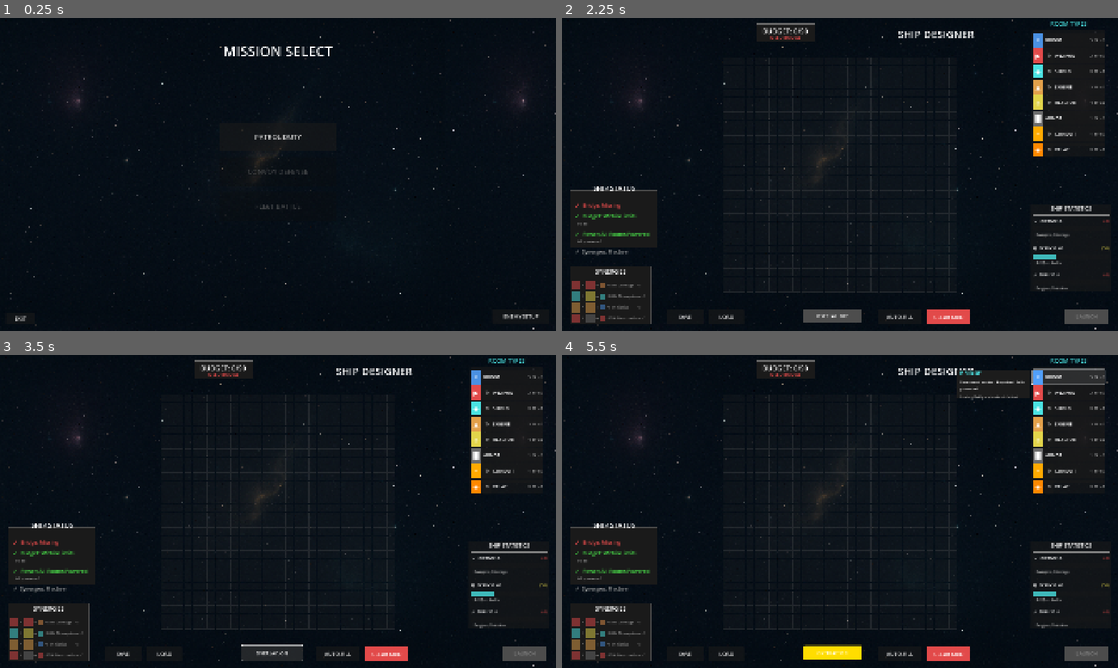
Above: before the commit, frames 1-4 (two rows, left to right).
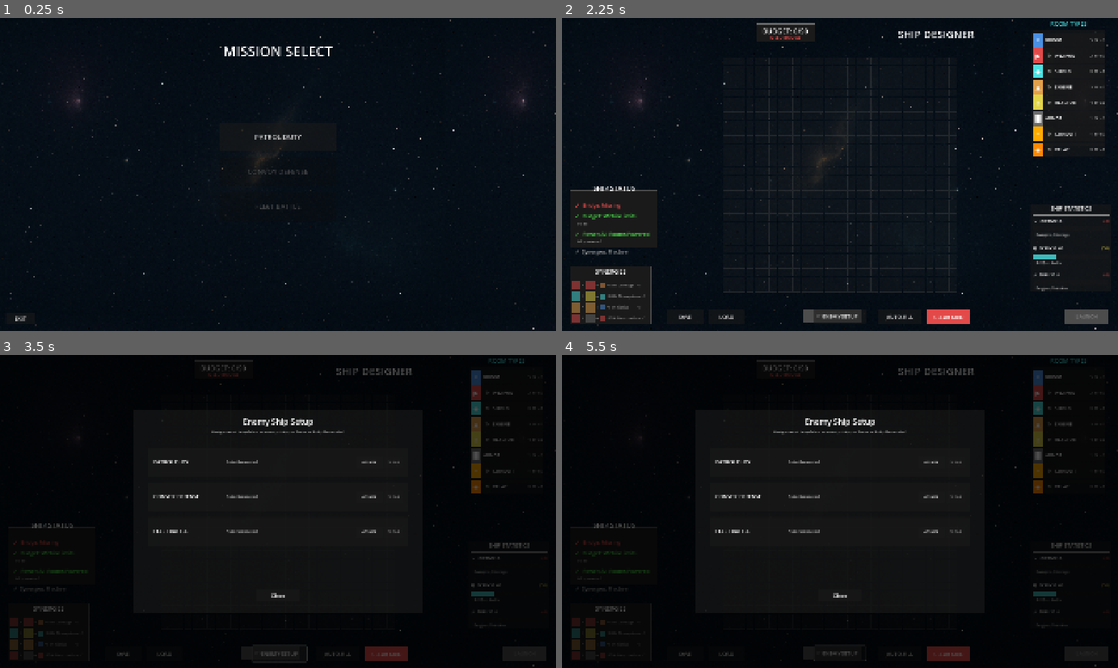
Above: after the commit, the same moments.

Repository: cautiouskurns/Startship-Designer
Game: Godot game, scene res://scenes/mission/MissionSelect.tscn
Same seed, same stepped clock (60 frames per second), same inputs: the game is played once before the commit and once after it. Sound files missing from this copy of the repository are replaced by a short silence.
Inputs (mouse positions are in pixels of both pictures, inside the frame that each line leads up to):
- Up to frame 1 (0.25 s): no input
- Up to frame 2 (2.25 s): click (1084, 315) at 0.5 s, where only the run before the commit has a clickable "ENEMY SETUP"; click "PATROL DUTY" at 1.25 s; click "START" at 2 s
- Up to frame 3 (3.5 s): click (278, 652) at 2.75 s, where only the run after the commit has a clickable "ENEMY SETUP"
- Up to frame 4 (5.5 s): click "OVERLAY: ON" (after the commit: "OVERLAY: OFF") at 3.5 s; click "OVERLAY: OFF" at 4.25 s; click (1067, 376) at 5 s

The runs differ from the first frame. In frame 1, less than 0.1% of the frame differs, in the area x 90-97%, y 94-97%; in frame 2, 0.3%; in frame 3, 6.2%; in frame 4, 8.2%, in the area x 0-100%, y 0-100%.

Commit message:
feat: Move enemy setup UI to ShipDesigner and adjust related functionality

Diff:
--- a/scenes/designer/ShipDesigner.tscn
+++ b/scenes/designer/ShipDesigner.tscn
@@ -9,6 +9,7 @@
 [ext_resource type="PackedScene" uid="uid://cc7qm3y5r8vph" path="res://scenes/designer/components/TemplateListPanel.tscn" id="6_template_list"]
 [ext_resource type="PackedScene" uid="uid://cq8m4x7savph" path="res://scenes/designer/components/ShipStatsPanel.tscn" id="7_ship_stats"]
 [ext_resource type="Texture2D" uid="uid://y1akstmn6odh" path="res://assets/sprites/ui/starfield.png" id="8_starfield"]
+[ext_resource type="PackedScene" path="res://scenes/mission/EnemySetupPanel.tscn" id="9_enemy_setup"]
 
 [sub_resource type="StyleBoxFlat" id="StyleBoxFlat_budget"]
 bg_color = Color(0.101961, 0.101961, 0.101961, 1)
@@ -203,6 +204,22 @@
 theme_override_font_sizes/font_size = 18
 text = "AUTO-FILL"
 
+[node name="EnemySetupButton" type="Button" parent="."]
+layout_mode = 1
+anchors_preset = 7
+anchor_left = 0.5
+anchor_top = 1.0
+anchor_right = 0.5
+anchor_bottom = 1.0
+offset_left = -90.0
+offset_top = -75.0
+offset_right = 90.0
+offset_bottom = -25.0
+grow_horizontal = 2
+grow_vertical = 0
+theme_override_font_sizes/font_size = 18
+text = "ENEMY SETUP"
+
 [node name="LaunchButton" type="Button" parent="."]
 layout_mode = 1
 anchors_preset = 3
@@ -266,3 +283,11 @@
 anchor_bottom = 1.0
 grow_horizontal = 2
 grow_vertical = 2
+
+[node name="EnemySetupPanel" parent="." instance=ExtResource("9_enemy_setup")]
+layout_mode = 1
+anchors_preset = 15
+anchor_right = 1.0
+anchor_bottom = 1.0
+grow_horizontal = 2
+grow_vertical = 2
--- a/scenes/mission/MissionSelect.tscn
+++ b/scenes/mission/MissionSelect.tscn
@@ -1,7 +1,6 @@
-[gd_scene load_steps=4 format=3 uid="uid://da0fvtsdf5ri6"]
+[gd_scene load_steps=3 format=3 uid="uid://da0fvtsdf5ri6"]
 
 [ext_resource type="Script" uid="uid://b8snaq1bsge2f" path="res://scripts/mission/MissionSelect.gd" id="1"]
-[ext_resource type="PackedScene" path="res://scenes/mission/EnemySetupPanel.tscn" id="2_enemy_setup"]
 [ext_resource type="Texture2D" uid="uid://y1akstmn6odh" path="res://assets/sprites/ui/starfield.png" id="3_starfield"]
 
 [node name="MissionSelect" type="Control"]
@@ -110,16 +109,3 @@
 offset_bottom = 1057.0
 theme_override_font_sizes/font_size = 18
 text = "EXIT"
-
-[node name="EnemySetupButton" type="Button" parent="."]
-layout_mode = 0
-offset_left = 1699.0
-offset_top = 1005.0
-offset_right = 1899.0
-offset_bottom = 1055.0
-theme_override_font_sizes/font_size = 18
-text = "ENEMY SETUP"
-
-[node name="EnemySetupPanel" parent="." instance=ExtResource("2_enemy_setup")]
-layout_mode = 0
-anchors_preset = 0
--- a/scripts/combat/Combat.gd
+++ b/scripts/combat/Combat.gd
@@ -391,10 +391,14 @@
 	# Spawn damage number
 	_spawn_damage_number(net_damage, damage, shield_absorption, !is_player_attacking)
 
-	# Destroy rooms (1 per 20 damage)
-	var rooms_to_destroy = int(net_damage / 20)
+	# Destroy rooms (1 per 10 damage - adjusted from 20 for more frequent destruction)
+	var rooms_to_destroy = int(net_damage / 10)
+	print("DEBUG Combat: net_damage=", net_damage, ", rooms_to_destroy=", rooms_to_destroy, ", defender=", defender_name)
 	if rooms_to_destroy > 0:
+		print("DEBUG Combat: Calling _destroy_random_rooms with count=", rooms_to_destroy)
 		await _destroy_random_rooms(defender, defender_display, rooms_to_destroy, defender_name)
+	else:
+		print("DEBUG Combat: No rooms to destroy (damage too low or fully absorbed)")
 
 	# Wait a moment to see final state
 	await get_tree().create_timer(0.3 * speed_multiplier).timeout
@@ -576,7 +580,12 @@
 
 ## Destroy random rooms from defender (Phase 7.1 - destroys entire multi-tile room instances)
 func _destroy_random_rooms(defender: ShipData, defender_display: ShipDisplay, count: int, defender_name: String = ""):
+	print("DEBUG _destroy_random_rooms: ENTERED with count=", count, ", defender=", defender_name)
+	print("DEBUG: defender.room_instances.size()=", defender.room_instances.size())
+	print("DEBUG: defender.room_instances.keys()=", defender.room_instances.keys())
+
 	if count <= 0:
+		print("DEBUG: Exiting early - count <= 0")
 		return
 
 	# Track if any reactors were destroyed
@@ -592,6 +601,8 @@
 		var room_data = defender.room_instances[room_id]
 		if room_data["type"] != RoomData.RoomType.BRIDGE:
 			active_room_ids.append(room_id)
+
+	print("DEBUG: active_room_ids (non-Bridge)=", active_room_ids)
 
 	# Fallback for old single-tile enemies (no room_instances yet)
 	# Get all active room positions if room_instances is empty
@@ -651,6 +662,7 @@
 
 			# Phase 7.4: Destroy entire shaped room visual with all tiles simultaneously
 			var first_tile = room_data["tiles"][0]
+			print("DEBUG Combat: Destroying room_id=", room_id, ", type=", RoomData.get_label(room_type), ", tiles=", room_data["tiles"].size())
 			await defender_display.destroy_room_visual(
 				first_tile.x, first_tile.y, speed_multiplier, room_data["tiles"], room_id
 			)
--- a/scripts/combat/ShipDisplay.gd
+++ b/scripts/combat/ShipDisplay.gd
@@ -62,12 +62,16 @@
 
 ## Render ship with shaped rooms (Phase 7.4 - for player ships from designer)
 func _render_ship_instances():
+	print("DEBUG: Rendering ship with room_instances, count=", ship_data.room_instances.size())
+
 	# Render each room instance by creating ColorRects at each tile position
 	for room_id in ship_data.room_instances:
 		var room_data = ship_data.room_instances[room_id]
 		var room_type = room_data["type"]
 		var tiles = room_data["tiles"]
 		var room_color = RoomData.get_color(room_type)
+
+		print("DEBUG: Rendering room_id=", room_id, ", type=", RoomData.get_label(room_type), ", tiles=", tiles.size())
 
 		# Create a container for this room's visuals
 		var room_container = Control.new()
@@ -186,8 +190,13 @@
 
 ## Destroy shaped room visual (Phase 7.4 - flash all tiles, spawn all explosions)
 func _destroy_shaped_room(tiles: Array, room_id: int, speed_mult: float):
+	# Debug: Print available room_ids
+	print("DEBUG: Attempting to destroy room_id=", room_id)
+	print("DEBUG: Available room_instance_nodes keys: ", room_instance_nodes.keys())
+
 	# Get the room instance container
 	if not room_instance_nodes.has(room_id):
+		print("ERROR: room_id ", room_id, " not found in room_instance_nodes!")
 		return
 
 	var room_container = room_instance_nodes[room_id]
--- a/scripts/designer/ShipDesigner.gd
+++ b/scripts/designer/ShipDesigner.gd
@@ -46,6 +46,10 @@
 ## Template UI (Phase 10.8)
 @onready var template_name_dialog = $TemplateNameDialog
 @onready var template_list_panel = $TemplateListPanel
+
+## Enemy setup UI (moved from MissionSelect) - optional nodes
+@onready var enemy_setup_button: Button = get_node_or_null("EnemySetupButton")
+@onready var enemy_setup_panel = get_node_or_null("EnemySetupPanel")
 
 ## Current template index for cycling
 var current_template_index: int = 0
@@ -156,6 +160,12 @@
 	template_name_dialog.template_name_entered.connect(_on_template_name_entered)
 	template_list_panel.template_selected.connect(_on_template_selected)
 	template_list_panel.start_fresh_requested.connect(_on_start_fresh_requested)
+
+	# Connect enemy setup button (if it exists in the scene)
+	if enemy_setup_button and enemy_setup_panel:
+		enemy_setup_button.pressed.connect(_on_enemy_setup_pressed)
+		enemy_setup_button.mouse_entered.connect(_on_button_hover_start.bind(enemy_setup_button))
+		enemy_setup_button.mouse_exited.connect(_on_button_hover_end.bind(enemy_setup_button))
 
 	# Initialize palette display
 	update_palette_counts()
@@ -1709,3 +1719,10 @@
 
 	print("Starting fresh - grid cleared for custom design")
 	AudioManager.play_success()
+
+## Handle enemy setup button pressed
+func _on_enemy_setup_pressed():
+	# Play button click sound
+	AudioManager.play_button_click()
+
+	enemy_setup_panel.show_panel()
--- a/scripts/mission/MissionSelect.gd
+++ b/scripts/mission/MissionSelect.gd
@@ -9,8 +9,7 @@
 @onready var brief_panel: Panel = $BriefPanel
 @onready var brief_label: Label = $BriefPanel/BriefLabel
 @onready var back_button: Button = $BackButton
-@onready var enemy_setup_button: Button = $EnemySetupButton
-@onready var enemy_setup_panel = $EnemySetupPanel
+# Enemy setup moved to ShipDesigner
 
 func _ready():
 	# Connect button signals
@@ -31,11 +30,6 @@
 	mission3_button.mouse_exited.connect(_on_button_hover_end.bind(mission3_button))
 	back_button.mouse_entered.connect(_on_button_hover_start.bind(back_button))
 	back_button.mouse_exited.connect(_on_button_hover_end.bind(back_button))
-
-	# Connect enemy setup button (Phase 10.8)
-	enemy_setup_button.pressed.connect(_on_enemy_setup_pressed)
-	enemy_setup_button.mouse_entered.connect(_on_button_hover_start.bind(enemy_setup_button))
-	enemy_setup_button.mouse_exited.connect(_on_button_hover_end.bind(enemy_setup_button))
 
 	# Hide brief panel initially
 	brief_panel.visible = false
@@ -118,13 +112,6 @@
 	# For now, just exit
 	get_tree().quit()
 
-## Enemy setup button pressed (Phase 10.8)
-func _on_enemy_setup_pressed():
-	# Play button click sound
-	AudioManager.play_button_click()
-
-	enemy_setup_panel.show_panel()
-
 ## Button hover start - scale up
 func _on_button_hover_start(button: Button):
 	if button.disabled:
Not shown: 1 places in scenes/designer/ShipDesigner.tscn that only renumber resources
